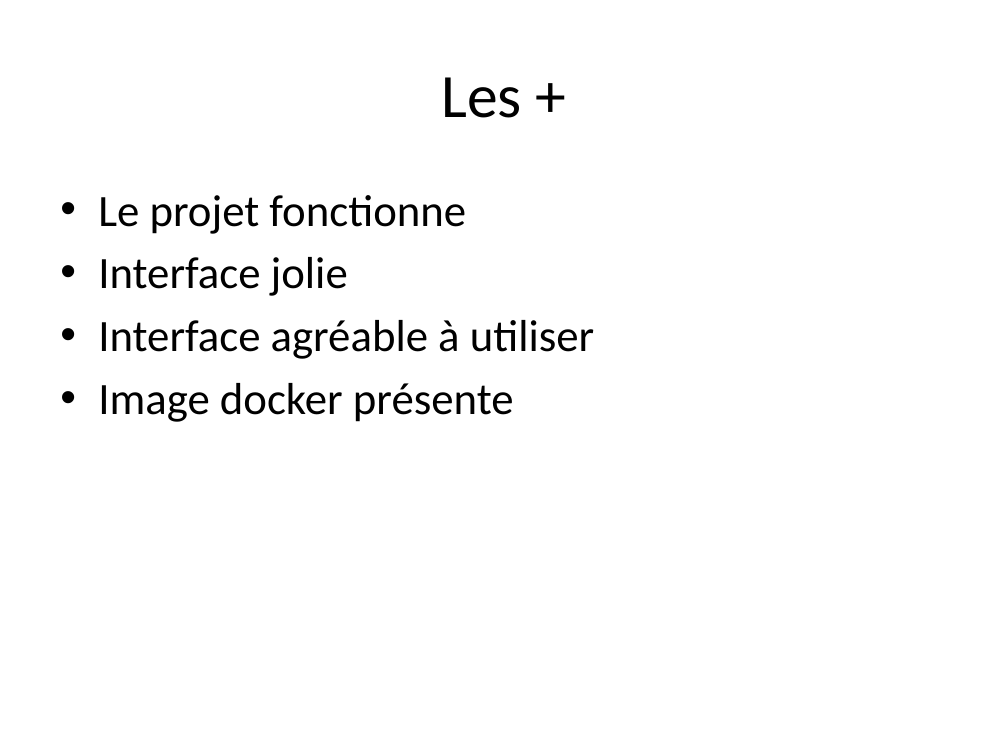
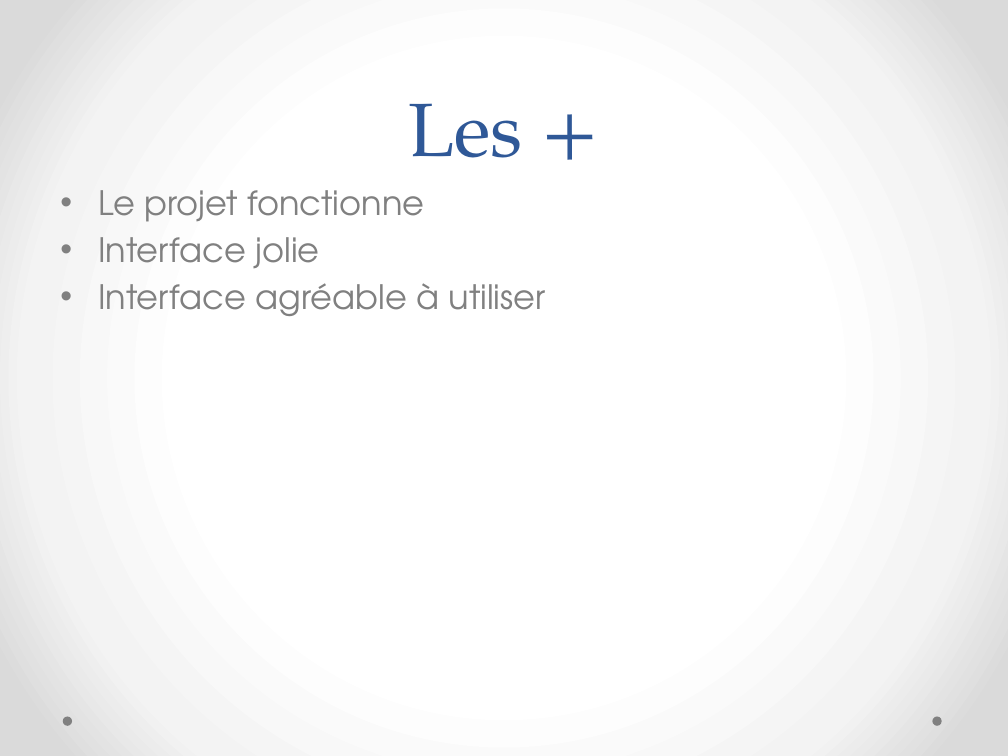
Before and after one commit to AtiLoik/Partiel_2_final, a slide deck: slide 2 of Compte rendu individuel/Benjamin/CR_partiel_boutrois.pptx (slide 1 before the commit). Drawn at 1008x756 pixels with LibreOffice and Linux fonts; fonts in the diff are those of the drawing. Boxes give left, top, right and bottom in pixels: in the first picture for what was removed or moved away, otherwise in the second. Text is boxed around its words. In the diff, an @@ line names an element or a change of style, - is before the commit and + after.

```diff
--- a/Compte rendu individuel/Benjamin/CR_partiel_boutrois.pptx
+++ b/Compte rendu individuel/Benjamin/CR_partiel_boutrois.pptx
@@ background #FFFFFF to gradient #FFFFFF to #F4F4F4 to #DADADA @@
@@ title "Les +": place and size @@
-title "Les +" at (441,77,522,118)
+title "Les +" at (409,103,523,158)
@@ title "Les +" at (409,103,523,158): size 44 to 54 pt, font Calibri to TeX Gyre Pagella, text colour #000000 to #2F5897; line spacing 1 to 58pt; vertical alignment middle to bottom @@
@@ text "Le projet fonctionne" at (98,190,546,316): size 32 to 24 pt, font Calibri to TeX Gyre Adventor, text colour #000000 to #808080; less space between paragraphs @@
@@ text at (98,383,514,422): paragraph removed @@
-• Image docker présente
@@ ellipse added at (62,717,72,726), fill #808080 @@
@@ ellipse added at (932,717,941,726), fill #808080 @@
```
Also in this commit, not shown: 2 other slides changed, 1 slide added.
